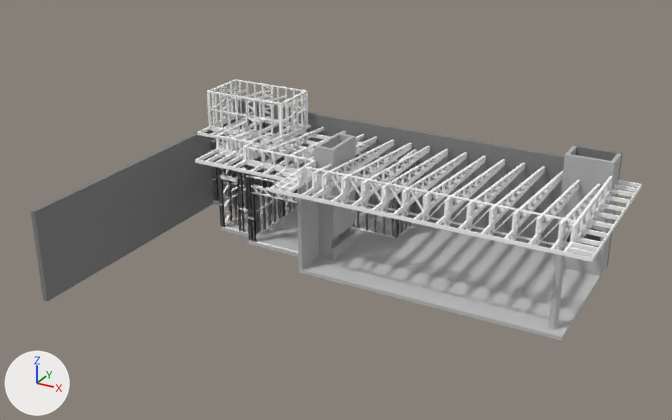
Two versions of the glTF model projeto2.glb, one commit apart.
Rendered twice from a 50 mm lens placed at (23.4, -33.3, 16.4), pointed at (8.5, -6.1, 2.9). Lighting does not change. The marker at lower left points along +X, +Y and +Z. The older version comes first. Vertices at exactly the same position are counted once.

In view in the first picture: 'Fake'.
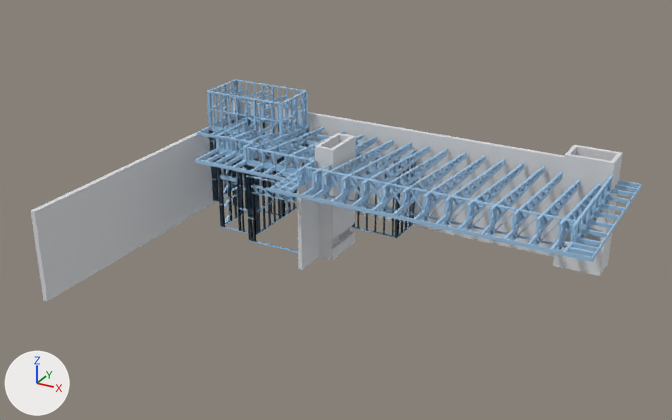
The change, as a list of edits to the scene's bpy script:
```text
Add mat_aberturas_invisiveis:
    mat_aberturas_invisiveis = principled_material('Aberturas_Invisiveis')
    mat_aberturas_invisiveis.base_color = (0.0, 0.0, 0.0)  # black #000000
    mat_aberturas_invisiveis.roughness = 1.0
    mat_aberturas_invisiveis.alpha = 0.0
Add mat_lsf_pastel_nivel_0:
    mat_lsf_pastel_nivel_0 = principled_material('LSF_Pastel_Nivel_0')
    mat_lsf_pastel_nivel_0.base_color = (0.35, 0.58, 0.82)  # blue #a0c8ea
    mat_lsf_pastel_nivel_0.metallic = 0.05
    mat_lsf_pastel_nivel_0.roughness = 0.55
Add mat_concreto_alvenaria_opaco:
    mat_concreto_alvenaria_opaco = principled_material('Concreto_Alvenaria_Opaco')
    mat_concreto_alvenaria_opaco.base_color = (0.72, 0.73, 0.75)  # light grey #dddee1
    mat_concreto_alvenaria_opaco.roughness = 0.9
Change me_0:
    where me_0.from_pydata(...)  # 21982 vertices, 41020 faces; spans x -0.2..17.9, y -12.4..0.2, z -0.2..5.1
    used by ob_fake; location = (0.0, 0.0, 0.0)
    me_0 part 1: all 40636 faces that had it switch from mat_fb844d18_cc2a_4a3a_abaa_6837a132975c (white #ffffff) to mat_lsf_pastel_nivel_0 (blue #a0c8ea)
    me_0 part 2: all 76 faces that had it switch from mat_4935501f_d408_4392_bcd0_08f323be6670 (light grey #c0c0c0) to mat_aberturas_invisiveis (black #000000)
    me_0 part 3: all 262 faces that had it switch from mat_95ef4ac9_77ff_4a68_bf08_1ce1a93627dc (grey #b5b5b5) to mat_concreto_alvenaria_opaco (light grey #dddee1)
    me_0 part 4: all 46 faces that had it switch from mat_468c03bb_8d0b_40b0_b4ce_3b51f902439d (grey #808080) to mat_concreto_alvenaria_opaco (light grey #dddee1)
```

What differs and where, as boxes [x1, y1, x2, y2] in the pictures (672 x 420 px):
part 1 of me_0, recoloured
    both: [195, 79, 642, 262]
part 2 of me_0, recoloured
    both: [213, 187, 607, 341]
part 3 of me_0, recoloured
    both: [297, 133, 621, 276]
part 4 of me_0, recoloured
    both: [31, 100, 623, 301]
